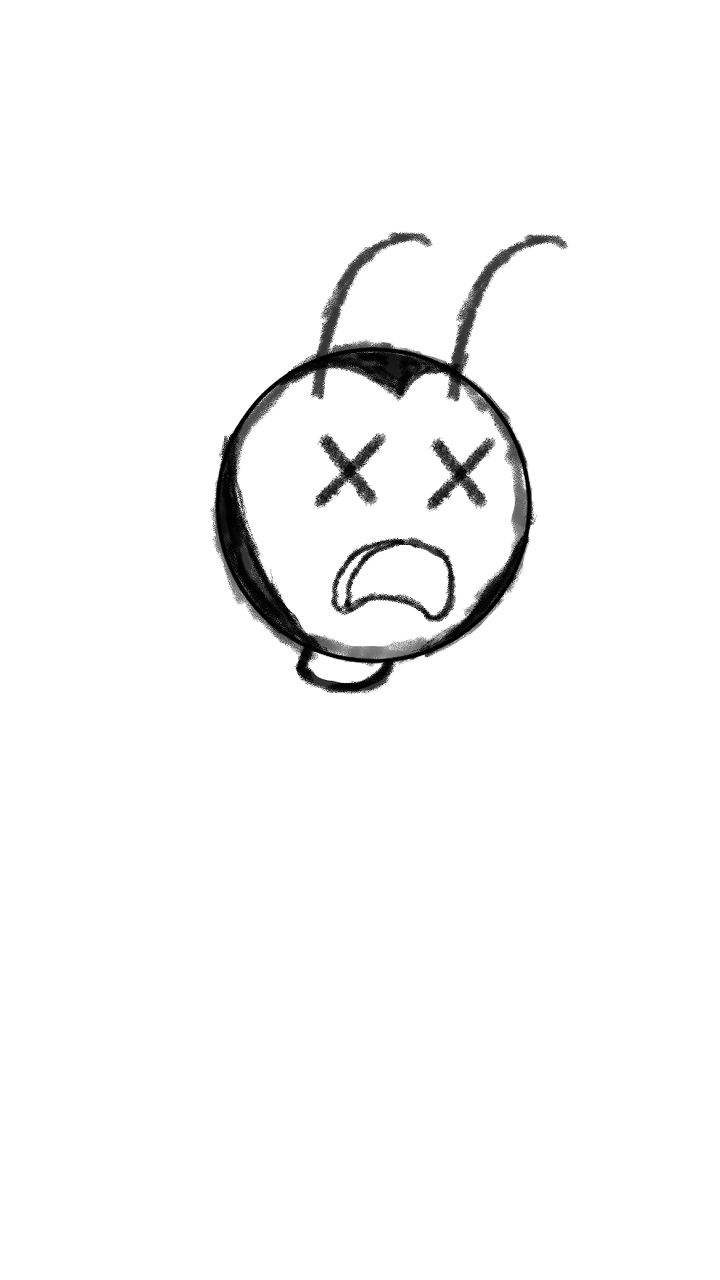
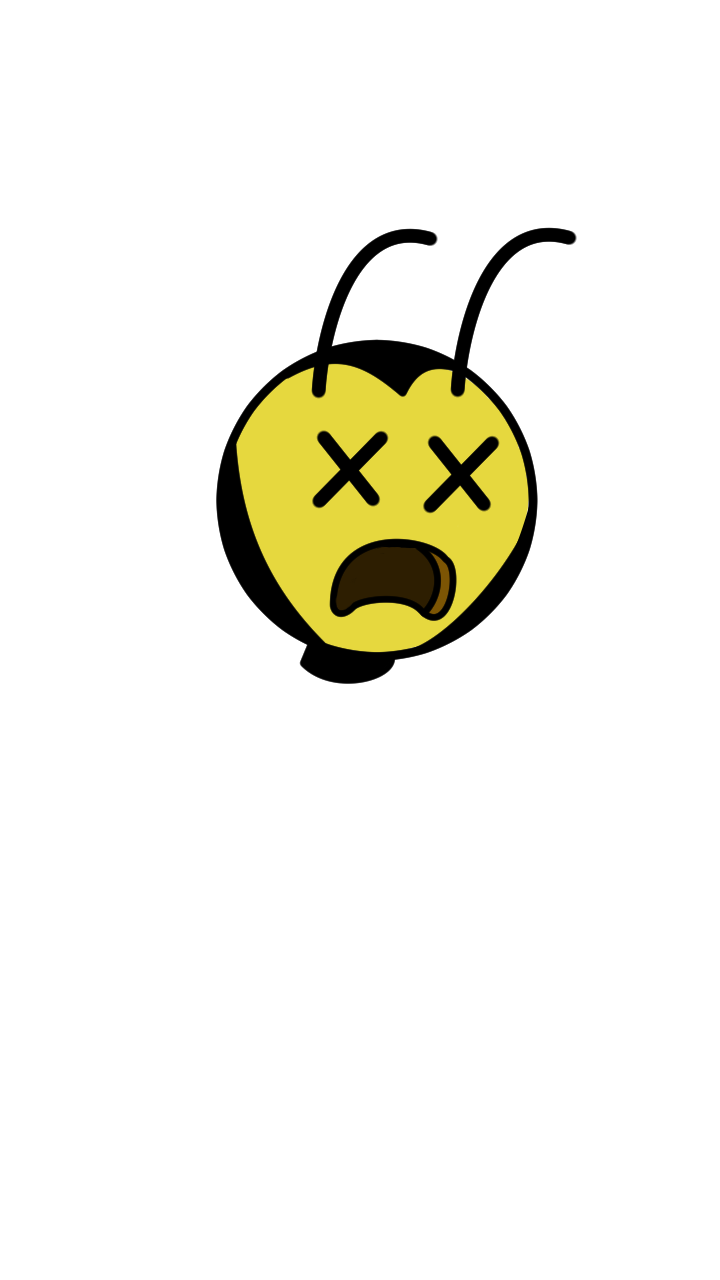
Layers edited between the first and the second w=720, h=1280 image:
hid group "4ª abeia Copy" (6 layers) over [209, 227, 577, 696]
hid "Rosto Copy" over [308, 231, 570, 623]
hid "Detalhes rosto Copy" over [217, 350, 538, 661]
hid "Cabeça Copy" over [209, 339, 535, 696]
hid "Pescoço Copy" over [294, 641, 399, 696]
added group "Finalizado" with 10 layers above "Paper" over [216, 227, 577, 684]
added layer "Olho Copy" in group "Finalizado" over [423, 435, 500, 514]
added layer "Olho" in group "Finalizado" over [312, 430, 389, 509]
added layer "Antena" in group "Finalizado" over [311, 227, 577, 399]
added layer "Detalhes rosto Copy 2" in group "Finalizado" over [220, 344, 533, 655]
added layer "Cabeça Copy 2" in group "Finalizado" over [216, 339, 538, 662]
added layer "Rosto Copy 3" in group "Finalizado" over [329, 538, 457, 621]
added layer "Layer 3 Copy" (multiply) in group "Finalizado" over [332, 542, 454, 617]
added layer "Layer 1 Copy 3" in group "Finalizado" over [231, 354, 531, 654]
added layer "Pescoço Copy 2" in group "Finalizado" over [299, 639, 396, 684]
added layer "Layer 4 Copy" in group "Finalizado" over [303, 643, 392, 680]
